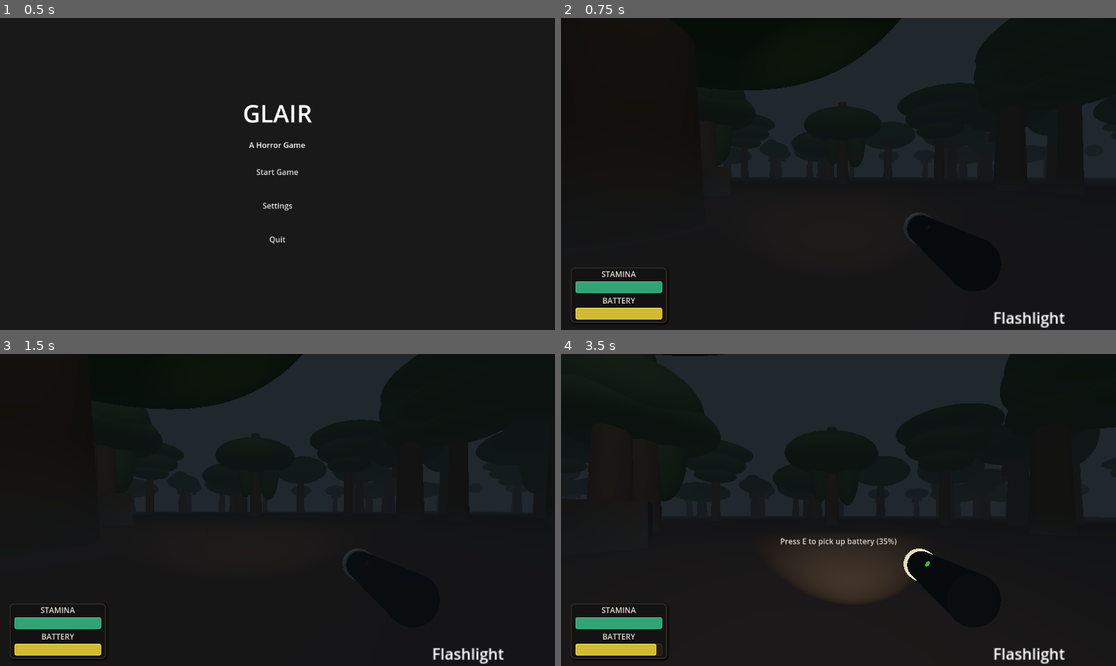
Above: before the commit, frames 1-4 (two rows, left to right).
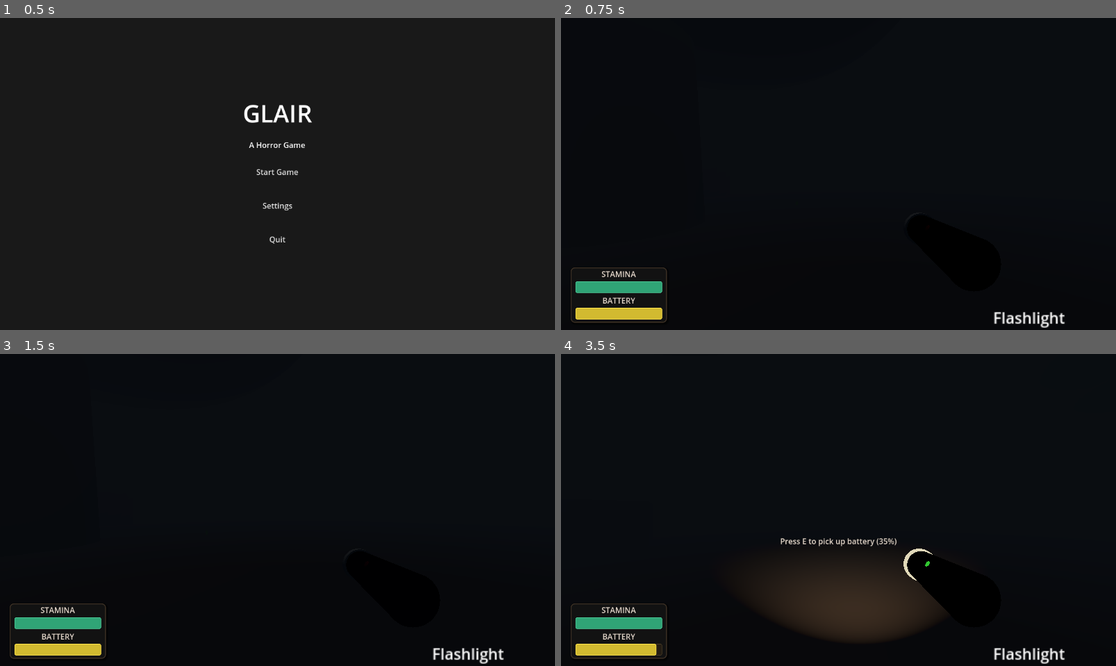
Above: after the commit, the same moments.

Repository: joshuanathanjavier/Glair
Game: Godot game, scene res://scenes/main_menu.tscn
Same seed, same stepped clock (60 frames per second), same inputs: the game is played once before the commit and once after it.
Inputs (mouse positions are in pixels of both pictures, inside the frame that each line leads up to):
- Up to frame 1 (0.5 s): no input
- Up to frame 2 (0.75 s): click "Start Game" at 0.5 s
- Up to frame 3 (1.5 s): move the mouse to (305, 510) at 1.27 s; hold W (move_forward) from 1.28 s (still down); hold Ctrl (crouch) from 1.28 s (still down)
- Up to frame 4 (3.5 s): keep holding W (move_forward); tap Space (jump) at 1.52, 2.27 s; move the mouse to (810, 510) at 2.02 s; release Ctrl (crouch) at 2.03 s; tap F (flashlight_toggle) at 2.1 s; move the mouse to (849, 503) at 2.77 s; hold E (interact) from 2.78 s (still down)

Frame 1 is identical in both runs. In frame 2, 11% of the frame differs, in the area x 28-100%, y 0-73%; in frame 3, 12%; in frame 4, 21%, in the area x 0-100%, y 0-88%.

Commit message:
✨ feat(lighting): enhance atmospheric horror lighting system
- Dramatically darkened ambient lighting for horror atmosphere
- Enhanced fog system with volumetric lighting support
- Improved flashlight mechanics with volumetric fog energy
- Added dynamic fog environment management
- Reduced various light energies for more atmospheric gameplay
- Removed redundant helper lights in favor of player

Diff:
--- a/scenes/map1.tscn
+++ b/scenes/map1.tscn
@@ -90,16 +90,16 @@
 
 [sub_resource type="Environment" id="Environment_nx50e"]
 background_mode = 1
-background_color = Color(0.15, 0.18, 0.2, 1)
-ambient_light_color = Color(0.4, 0.45, 0.5, 1)
-ambient_light_energy = 0.3
+background_color = Color(0.02, 0.03, 0.05, 1)
+ambient_light_color = Color(0.05, 0.06, 0.08, 1)
+ambient_light_energy = 0.02
 fog_enabled = true
-fog_light_color = Color(0.3, 0.35, 0.4, 1)
-fog_light_energy = 0.2
-fog_sun_scatter = 0.1
-fog_density = 0.008
-fog_height = 3.0
-fog_height_density = 0.1
+fog_light_color = Color(0.1, 0.12, 0.15, 1)
+fog_light_energy = 0.3
+fog_sun_scatter = 0.15
+fog_density = 0.15
+fog_height = 1.2
+fog_height_density = 0.6
 
 [sub_resource type="CameraAttributesPractical" id="CameraAttributesPractical_cj3gt"]
 
@@ -3918,17 +3918,17 @@
 [node name="MoonlightBeam" type="SpotLight3D" parent="Lighting"]
 transform = Transform3D(0.707107, -0.5, 0.5, 0, 0.707107, 0.707107, -0.707107, -0.5, 0.5, 0, 25, 0)
 light_color = Color(0.95, 0.98, 1, 1)
-light_energy = 1.5
-light_volumetric_fog_energy = 1.5
+light_energy = 0.6
+light_volumetric_fog_energy = 0.8
 spot_range = 80.0
 spot_angle = 70.0
 
 [node name="EerieGlow1" type="OmniLight3D" parent="Lighting"]
 transform = Transform3D(1, 0, 0, 0, 1, 0, 0, 0, 1, -25, 4, -30)
 light_color = Color(0.8, 0.9, 0.7, 1)
-light_energy = 0.4
-omni_range = 12.0
-omni_attenuation = 2.0
+light_energy = 0.15
+omni_range = 8.0
+omni_attenuation = 2.5
 
 [node name="AnimationPlayer" type="AnimationPlayer" parent="Lighting/EerieGlow1"]
 libraries = {
@@ -3939,9 +3939,9 @@
 [node name="GhostlyLight2" type="OmniLight3D" parent="Lighting"]
 transform = Transform3D(1, 0, 0, 0, 1, 0, 0, 0, 1, 40, 5, -20)
 light_color = Color(0.85, 0.88, 0.95, 1)
-light_energy = 0.3
-omni_range = 15.0
-omni_attenuation = 1.8
+light_energy = 0.12
+omni_range = 10.0
+omni_attenuation = 2.2
 
 [node name="AnimationPlayer" type="AnimationPlayer" parent="Lighting/GhostlyLight2"]
 libraries = {
@@ -3952,24 +3952,15 @@
 [node name="WispLight3" type="OmniLight3D" parent="Lighting"]
 transform = Transform3D(1, 0, 0, 0, 1, 0, 0, 0, 1, -15, 3, 35)
 light_color = Color(1, 0.95, 0.8, 1)
-light_energy = 0.25
-omni_range = 10.0
-omni_attenuation = 2.5
+light_energy = 0.1
+omni_range = 6.0
+omni_attenuation = 3.0
 
 [node name="AnimationPlayer" type="AnimationPlayer" parent="Lighting/WispLight3"]
 libraries = {
 &"": SubResource("AnimationLibrary_eerie")
 }
 autoplay = "eerie_flicker"
-
-[node name="FlashlightHelper" type="SpotLight3D" parent="Lighting"]
-transform = Transform3D(1, 0, 0, 0, 1, 0, 0, 0, 1, 0, 2, 0)
-light_color = Color(1, 0.98, 0.9, 1)
-light_energy = 0.8
-light_volumetric_fog_energy = 2.0
-spot_range = 25.0
-spot_attenuation = 0.8
-spot_angle = 35.0
 
 [node name="WorldEnvironment" type="WorldEnvironment" parent="."]
 environment = SubResource("Environment_nx50e")
--- a/scenes/player.tscn
+++ b/scenes/player.tscn
@@ -48,6 +48,19 @@
 metallic = 0.6
 roughness = 0.4
 
+[sub_resource type="Environment" id="Environment_player_fog"]
+background_mode = 1
+background_color = Color(0.01, 0.01, 0.03, 1)
+ambient_light_color = Color(0.04, 0.05, 0.07, 1)
+ambient_light_energy = 0.015
+fog_enabled = true
+fog_light_color = Color(0.08, 0.1, 0.12, 1)
+fog_light_energy = 0.25
+fog_sun_scatter = 0.12
+fog_density = 0.18
+fog_height = 1.0
+fog_height_density = 0.7
+
 [node name="Player" type="CharacterBody3D"]
 collision_layer = 2
 script = ExtResource("1_pyntv")
@@ -73,11 +86,12 @@
 [node name="Flashlight" type="SpotLight3D" parent="Camera3D"]
 transform = Transform3D(1, 0, 0, 0, 1, 0, 0, 0, 1, 0.25, -0.25, -1.025)
 light_color = Color(1, 0.964706, 0.819608, 1)
-light_energy = 5.0
+light_energy = 6.0
+light_volumetric_fog_energy = 8.0
 shadow_enabled = true
 shadow_bias = 0.05
-spot_range = 20.0
-spot_angle = 30.0
+spot_range = 25.0
+spot_angle = 45.0
 
 [node name="FlashlightModel" type="Node3D" parent="Camera3D"]
 transform = Transform3D(1, 0, 0, 0, -4.37114e-08, -1, 0, 1, -4.37114e-08, 0.15, -0.1, -0.3)
@@ -100,3 +114,6 @@
 transform = Transform3D(0.0549761, 0.861582, -0.504633, -0.997971, 0.0636789, 3.4954e-08, 0.0321345, 0.503609, 0.863334, -0.0188271, 0, -0.02)
 mesh = SubResource("SphereMesh_flashlight_button")
 surface_material_override/0 = SubResource("StandardMaterial3D_flashlight_button")
+
+[node name="PlayerFogEnvironment" type="WorldEnvironment" parent="."]
+environment = SubResource("Environment_player_fog")
--- a/scripts/player.gd
+++ b/scripts/player.gd
@@ -37,6 +37,12 @@
 @export var max_fear: float = 100.0
 @export var fear_decay_rate: float = 5.0
 @export var stress_breathing_threshold: float = 60.0
+
+# --- Fog Settings ---
+@export var fog_follow_speed: float = 2.0
+@export var fog_max_distance: float = 3.0
+@export var fog_density_base: float = 0.15
+@export var fog_density_max: float = 0.25
 
 # --- State Variables ---
 var y_velocity: float = 0.0
@@ -47,6 +53,7 @@
 var flashlight_on = false
 var flashlight_battery: float = 100.0
 var max_flashlight_battery: float = 100.0
+var fog_center: Vector3 = Vector3.ZERO
 
 # --- Advanced State Variables ---
 var bob_time: float = 0.0
@@ -64,6 +71,7 @@
 @onready var camera: Camera3D = $Camera3D
 @onready var flashlight = $Camera3D/Flashlight
 @onready var flashlight_model = $Camera3D/FlashlightModel
+@onready var fog_environment = $PlayerFogEnvironment
 @onready var pause_menu = $"../UI/PauseMenu"
 
 # --- Audio References ---
@@ -78,6 +86,12 @@
 	flashlight.visible = flashlight_on
 	flashlight_model.visible = true  # Model is always visible
 	last_position = global_position
+
+	# Initialize fog center to player position
+	fog_center = global_position
+
+	# Check if there's already a WorldEnvironment in the scene
+	_setup_fog_environment()
 
 	# Add player to group for interaction detection
 	add_to_group("player")
@@ -202,6 +216,9 @@
 
 	# Store floor state for coyote time
 	was_on_floor = is_on_floor()
+
+	# Update fog to follow player
+	_update_fog(delta)
 
 	move_and_slide()
 
@@ -442,12 +459,14 @@
 		lens_material.emission_enabled = true
 
 		# Update flashlight light intensity based on battery
-		flashlight.light_energy = 5.0 * battery_percentage
+		flashlight.light_energy = 6.0 * battery_percentage
+		flashlight.light_volumetric_fog_energy = 8.0 * battery_percentage
 
 		# Add flickering effect when battery is low
 		if battery_percentage < 0.2:
 			var flicker = sin(Time.get_ticks_msec() * 0.02) * 0.1 + 0.9
 			flashlight.light_energy *= flicker
+			flashlight.light_volumetric_fog_energy *= flicker
 			lens_material.emission *= flicker
 	else:
 		# No emission when off
@@ -467,3 +486,56 @@
 				# Red when off
 				button_material.albedo_color = Color(0.8, 0.2, 0.2, 1)
 				button_material.emission_enabled = false
+
+# --- Fog System ---
+func _setup_fog_environment():
+	# Check if there's already a WorldEnvironment in the scene tree
+	var existing_env = get_tree().get_first_node_in_group("world_environment")
+	if not existing_env:
+		# Look for any WorldEnvironment node in the scene
+		existing_env = _find_world_environment_in_scene()
+
+	if existing_env and existing_env != fog_environment:
+		# There's already a WorldEnvironment, disable ours and use the existing one
+		if fog_environment:
+			fog_environment.queue_free()
+		fog_environment = existing_env
+		print("Using existing WorldEnvironment for fog")
+	else:
+		# No other WorldEnvironment found, use our own
+		print("Using player's own fog environment")
+
+func _find_world_environment_in_scene() -> WorldEnvironment:
+	# Search the scene tree for any WorldEnvironment node
+	var scene_root = get_tree().current_scene
+	return _search_for_world_environment(scene_root)
+
+func _search_for_world_environment(node: Node) -> WorldEnvironment:
+	if node is WorldEnvironment and node != fog_environment:
+		return node as WorldEnvironment
+
+	for child in node.get_children():
+		var result = _search_for_world_environment(child)
+		if result:
+			return result
+
+	return null
+
+func _update_fog(delta: float):
+	if not fog_environment or not fog_environment.environment:
+		return
+
+	var env = fog_environment.environment
+
+	# Make fog center smoothly follow the player (creating "nearsighted" effect)
+	var target_fog_center = global_position
+	fog_center = fog_center.lerp(target_fog_center, fog_follow_speed * delta)
+
+	# Calculate distance from player for fog density adjustment
+	var distance_from_player = global_position.distance_to(fog_center)
+
+	# Adjust fog density based on distance (closer = less dense, farther = more dense)
+	var fog_density_multiplier = clamp(distance_from_player / fog_max_distance, 0.5, 1.0)
+	env.fog_density = fog_density_base + (fog_density_max - fog_density_base) * fog_density_multiplier
+
+	# Fog density stays constant - the flashlight should cut through it with volumetric lighting
